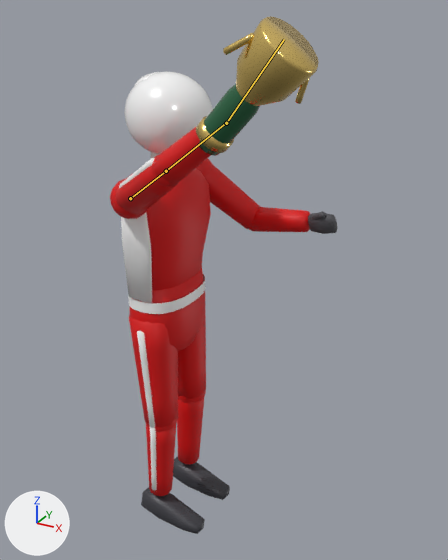
What one commit did to the glTF model assets/driver.glb.
Rendered twice from a 50 mm lens placed at (1.208, -1.76, 1.984), pointed at (0.241, -0.001, 1.105). Lighting does not change. The marker at lower left points along +X, +Y and +Z. The older version comes first. Both versions are drawn at frame 6 of the action 'spray'; the numbers are the values there. The bones that change are drawn over the model as lines.

In view in the first picture: 'arm_stripe_R', 'bottle', 'elbow_ball_R', 'forearm_R', 'helmet', 'pelvis', 'shin_L', 'shoulder_ball_L', 'shoulder_ball_R', 'thigh_L', 'thigh_R', 'torso', 'torso_panel_R', 'trophy', 'upper_arm_L', 'upper_arm_R' and 12 more.
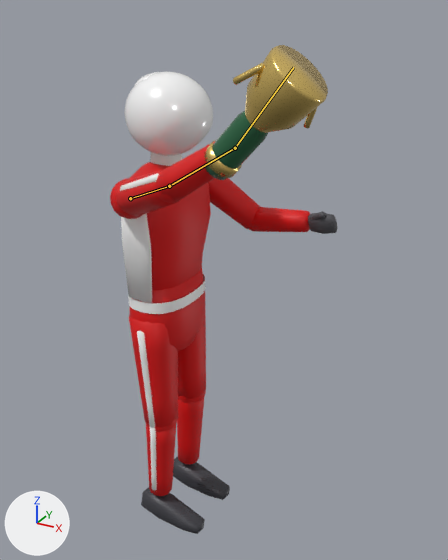
Changed parts and their boxes (x1, y1, x2, y2) in the pictures (448 x 560 px):
'trophy', posed: before (196, 16, 319, 153); after (204, 45, 328, 178)
'bottle', posed: before (199, 84, 260, 156); after (205, 110, 269, 180)
'forearm_R', posed: before (153, 127, 211, 186); after (157, 141, 215, 202)
'upper_arm_R', posed (20% shorter): before (115, 155, 178, 215); after (116, 169, 179, 217)
'arm_stripe_R', posed (8% wider, 39% shorter): before (119, 158, 155, 188); after (120, 173, 159, 191)
'shoulder_ball_R', posed: before (110, 179, 148, 219); after (110, 178, 144, 219)
'elbow_ball_R', posed: before (150, 157, 173, 187); after (154, 172, 175, 203)
bone 'upper_arm_R', root to tip: before (130, 198) to (166, 171); after (130, 198) to (169, 186)
bone 'forearm_R', root to tip: before (166, 171) to (226, 122); after (169, 186) to (235, 148)
bone 'hand_R', root to tip: before (226, 123) to (284, 39); after (235, 148) to (293, 67)

The edits, one by one:
Bone 'upper_arm_R' (bone_upper_arm_r) turns from (-40, -40, -94) to (-37, -35, -89) degrees about its own x, y and z.
Bone 'forearm_R' (bone_forearm_r) turns from (5, 0, -13) to (5, 1, -16) degrees about its own x, y and z.
Bone 'hand_R' (bone_hand_r) turns from (-9, -1, -13) to (-12, -2, -18) degrees about its own x, y and z.
